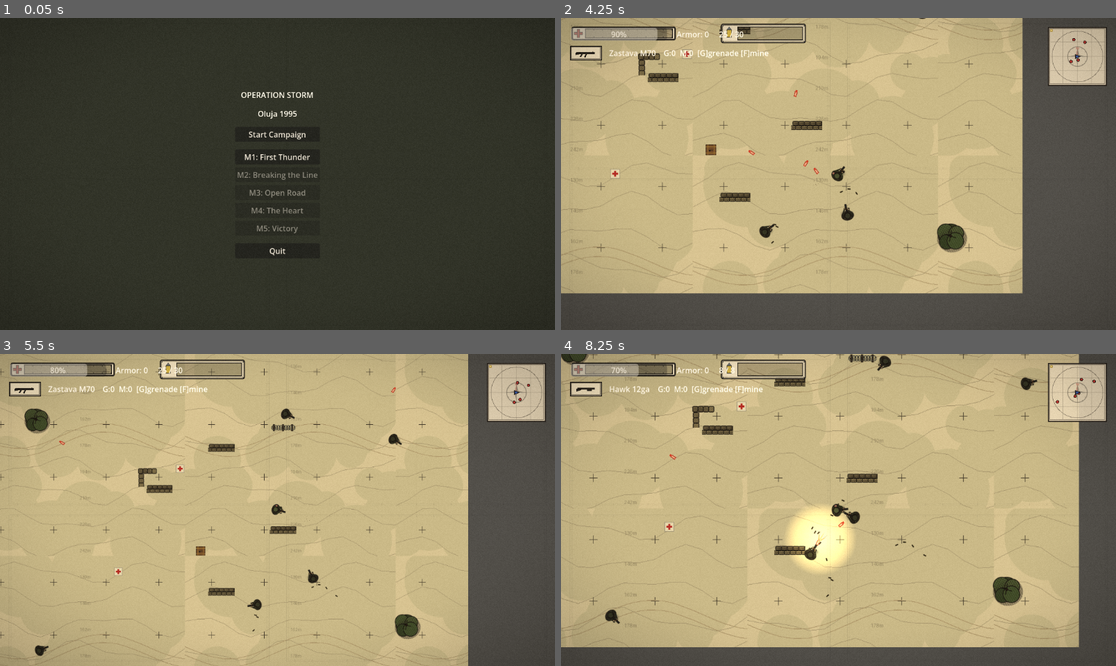
Above: before the commit, frames 1-4 (two rows, left to right).
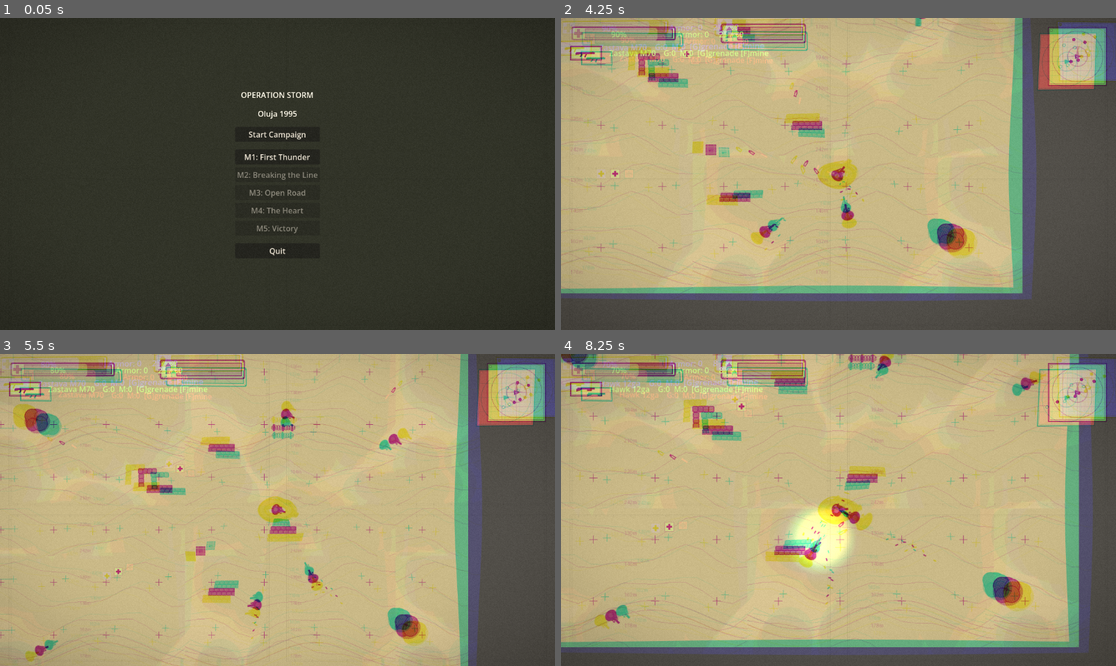
Above: after the commit, the same moments.

Repository: VrachoxWizard/storm-game
Game: Godot game, scene res://scenes/Main.tscn
Same seed, same stepped clock (60 frames per second), same inputs: the game is played once before the commit and once after it.
Inputs (mouse positions are in pixels of both pictures, inside the frame that each line leads up to):
- Up to frame 1 (0.05 s): no input
- Up to frame 2 (4.25 s): click "Start Campaign" at 0.5 s; click "Započni Misiju // Begin Missi…" at 1.25 s; move the mouse to (960, 158) at 2.02 s; hold D (move_right) 2.03-2.78 s; hold Space (dodge) 2.03-2.78 s; move the mouse to (727, 189) at 2.77 s; hold S (move_down) 2.78-3.53 s; tap F (place_mine) at 2.85 s; move the mouse to (894, 105) at 3.52 s; press the mouse at (894, 105) at 3.53 s; hold D (move_right) from 3.53 s (still down)
- Up to frame 3 (5.5 s): move the mouse to (249, 572) at 4.27 s; release D (move_right) at 4.28 s; release the mouse at (249, 572) at 4.28 s; hold W (move_up) 4.28-5.03 s; tap G (throw_grenade) at 4.35 s; move the mouse to (444, 556) at 5.02 s; hold A (move_left) from 5.03 s (still down); hold 1 (weapon_1) from 5.03 s (still down)
- Up to frame 4 (8.25 s): move the mouse to (672, 463) at 5.77 s; release 1 (weapon_1) at 5.78 s; tap 2 (weapon_2) at 5.85 s; move the mouse to (866, 510) at 6.52 s; release A (move_left) at 6.53 s; hold S (move_down) 6.53-7.28 s; hold 3 (weapon_3) 6.53-7.28 s; move the mouse to (755, 432) at 7.27 s; hold D (move_right) 7.28-8.03 s; tap Space (dodge) at 7.35 s; move the mouse to (960, 494) at 8.02 s; hold W (move_up) from 8.03 s (still down); hold F (place_mine) from 8.03 s (still down)

The runs differ from the first frame. In frame 2, 17% of the frame differs, in the area x 0-100%, y 0-91%; in frame 3, 15%; in frame 4, 19%, in the area x 0-100%, y 0-97%.
Error in both runs: Invalid access to property or key 'name' on a base object of type 'Resource (WeaponResource)'. (res://scripts/player/Player.gd:196)

Commit message:
fix(ui): use SCREEN_PIXEL_SIZE in paper shader and clean lambda syntax in PaperOverlay

Diff:
--- a/assets/shaders/paper_overlay.gdshader
+++ b/assets/shaders/paper_overlay.gdshader
@@ -36,8 +36,7 @@
 
 	// 2. Soft Ink-Bleed Edge Feathering
 	if (ink_bleed > 0.001) {
-		ivec2 tex_sz = textureSize(screen_texture, 0);
-		vec2 step_uv = (vec2(1.0) / max(vec2(tex_sz), vec2(1.0, 1.0))) * ink_bleed;
+		vec2 step_uv = SCREEN_PIXEL_SIZE * ink_bleed;
 		vec3 bleed_sample = (
 			textureLod(screen_texture, screen_uv + vec2(step_uv.x, 0.0), 0.0).rgb +
 			textureLod(screen_texture, screen_uv - vec2(step_uv.x, 0.0), 0.0).rgb +
--- a/scripts/ui/PaperOverlay.gd
+++ b/scripts/ui/PaperOverlay.gd
@@ -36,12 +36,7 @@
 	if _shock_tween and _shock_tween.is_valid():
 		_shock_tween.kill()
 	_mat.set_shader_parameter("shock_aberration", intensity)
-	_shock_tween = create_tween()
-	_shock_tween.tween_method(
-		func(val: float) -> void:
-			if _mat:
-				_mat.set_shader_parameter("shock_aberration", val),
-		intensity,
-		0.0,
-		0.1
-	)
+	var update_shock := func(val: float) -> void:
+		if _mat:
+			_mat.set_shader_parameter("shock_aberration", val)
+	_shock_tween.tween_method(update_shock, intensity, 0.0, 0.1)
